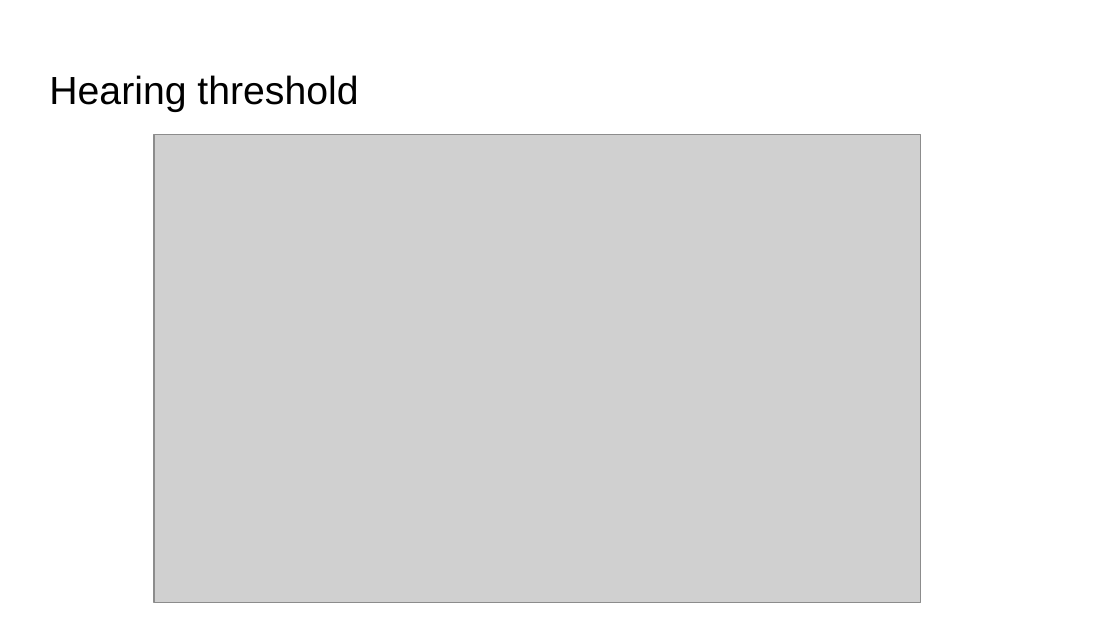
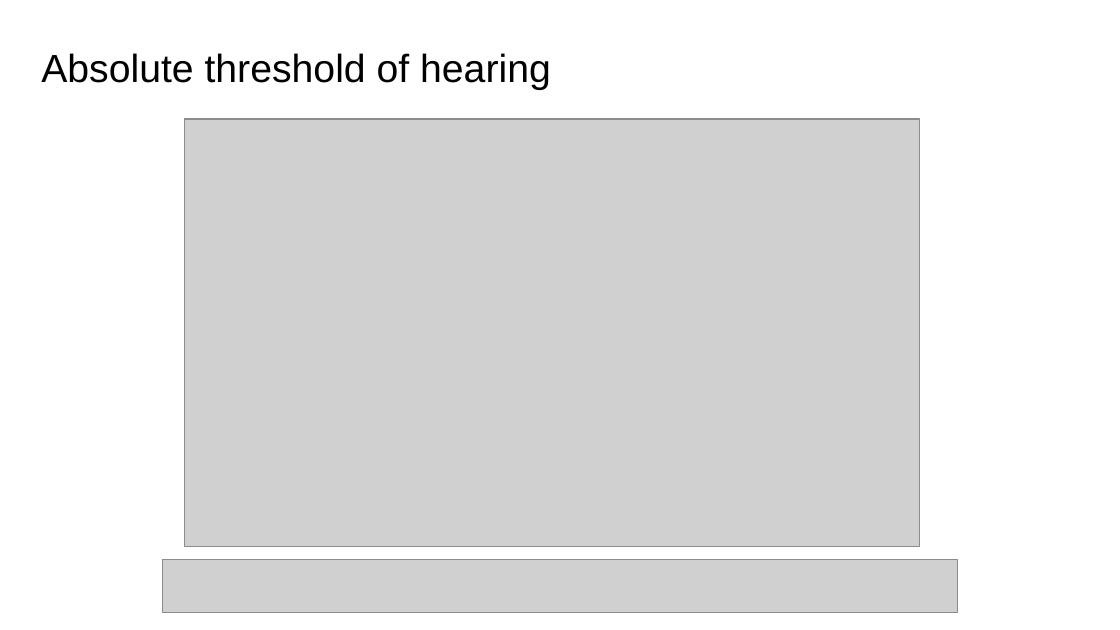
Before and after one commit to xserra/audio-coding-materials, a slide deck: slide 8 of lectures/4. Psychoacoustic principles.pptx (slide 7 before the commit). Drawn at 1120x630 pixels with LibreOffice and Linux fonts; fonts in the diff are those of the drawing; grey boxes stand for pictures. Boxes give left, top, right and bottom in pixels: in the first picture for what was removed or moved away, otherwise in the second. Text is boxed around its words. In the diff, an @@ line names an element or a change of style, - is before the commit and + after.

```diff
--- a/lectures/4. Psychoacoustic principles.pptx
+++ b/lectures/4. Psychoacoustic principles.pptx
@@ title at [41,53,551,90]: text changed @@
-Hearing threshold
+Absolute threshold of hearing
@@ picture: place and size @@
-picture at [155,134,921,603]
+picture at [185,119,920,547]
@@ picture added at [162,560,958,613] @@
```
Also in this commit, not shown: 3 other slides changed, 3 slides added, 2 slides removed, 1 other file.
